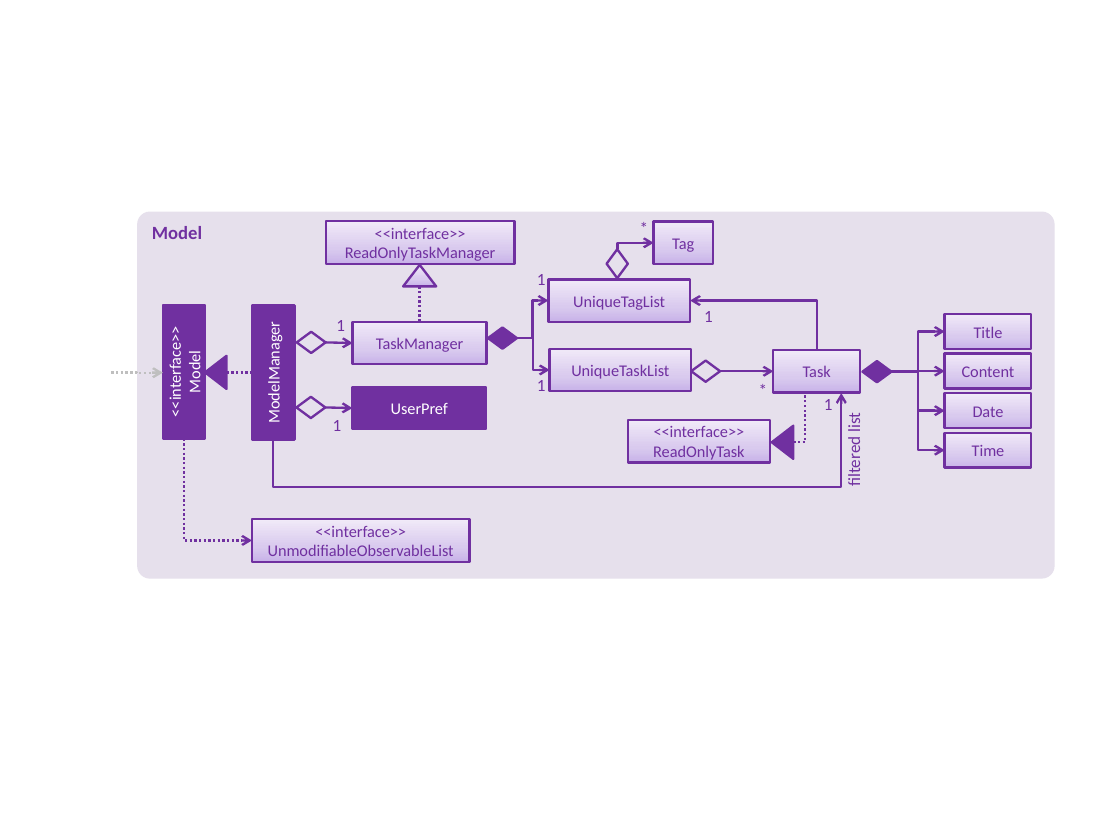
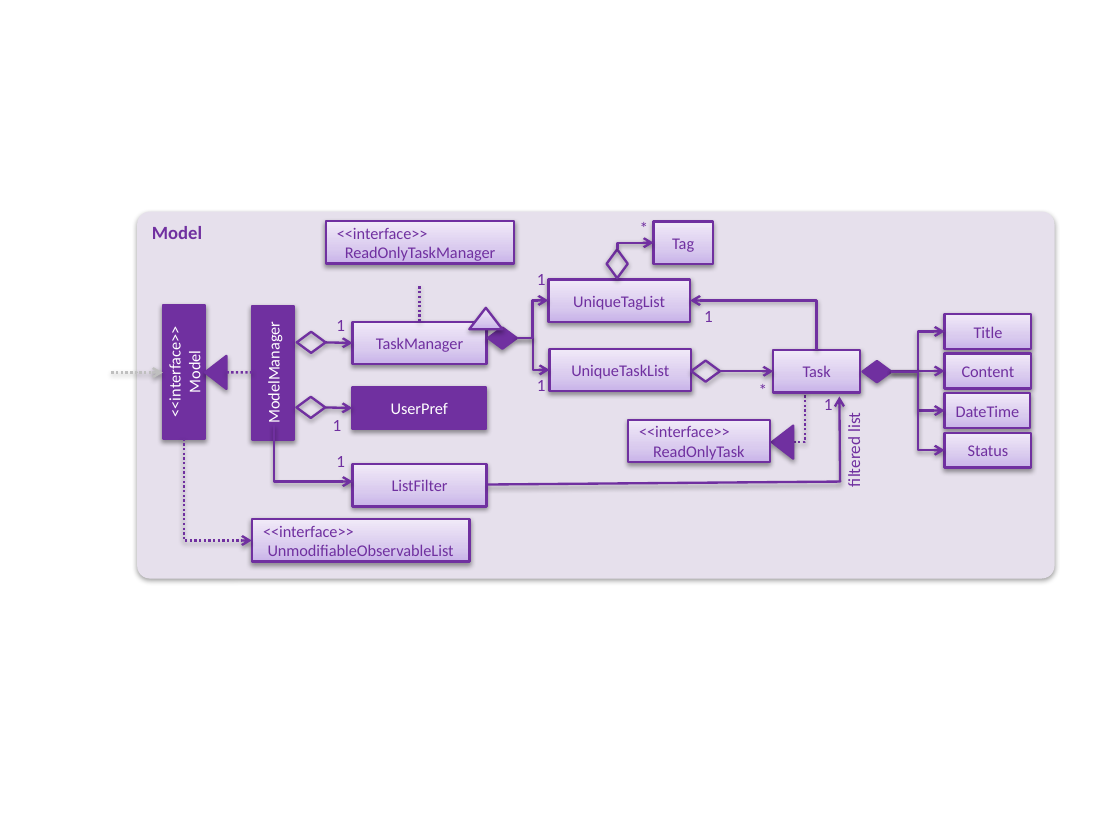
Before and after one commit to CS2103JAN2017-T09-B3/main, a slide deck: slide 1 of docs/diagrams/ModelComponentClassDiagram.pptx. Drawn at 1120x840 pixels with LibreOffice and Linux fonts; fonts in the diff are those of the drawing. Boxes give left, top, right and bottom in pixels: in the first picture for what was removed or moved away, otherwise in the second. Text is boxed around its words. In the diff, an @@ line names an element or a change of style, - is before the commit and + after.

Commit message:
change model diagram

```diff
--- a/docs/diagrams/ModelComponentClassDiagram.pptx
+++ b/docs/diagrams/ModelComponentClassDiagram.pptx
@@ text in rectangle at <box>337,228,496,263</box>: text changed @@
-<<interface>>
-ReadOnlyTaskManager
+<<interface>>
+ReadOnlyTaskManager
@@ elbow line (420, 287) - (420, 323): stroke #7030A0 1.5 pt dashed to #7030A0 1.5 pt @@
@@ shadow on; proportions changed in 3 elements at <box>205,356,226,389</box>, <box>772,426,793,458</box>, <box>469,308,502,329</box> @@
@@ triangle: place and size @@
-triangle at <box>403,265,437,287</box>
+triangle at <box>469,308,502,329</box>
@@ freeform shape added at <box>326,343,353,344</box>, fill gradient #FFA6A5 to #FFC0BF to #FFE7E7, outline #7030A0 1.5 pt @@
@@ elbow arrow (112, 372) - (162, 373): stroke #BFBFBF 1.5 pt dashed to #BFBFBF 1.5 pt @@
@@ arrow moved from (326, 343) - (353, 343) to (226, 372) - (253, 372) @@
@@ arrow (226, 372) - (253, 372): arrow to line @@
@@ line removed from (226, 372) to (253, 372) @@
@@ elbow arrow (720, 371) - (773, 371): route changed @@
@@ arrow removed from (326, 408) to (353, 408) @@
@@ freeform shape added at <box>326,408,353,409</box>, fill gradient #FFA6A5 to #FFC0BF to #FFE7E7, outline #7030A0 1.5 pt @@
@@ elbow arrow moved from (273, 439) - (841, 393) to (487, 485) - (839, 396) @@
@@ elbow line (793, 442) - (805, 391): stroke #7030A0 1.5 pt dashed to #7030A0 1.5 pt @@
@@ text in rectangle at <box>956,406,1020,417</box>: text changed @@
-Date
+DateTime
@@ elbow arrow (184, 439) - (252, 541): stroke #7030A0 1.5 pt dashed to #7030A0 1.5 pt @@
@@ elbow arrow added from (274, 426) to (353, 482), #7030A0 1.5 pt @@
@@ text in rectangle at <box>639,426,744,462</box>: text changed @@
-<<interface>>
-ReadOnlyTask
+<<interface>>
+ReadOnlyTask
@@ shadow on in 22 elements at <box>137,212,1054,579</box>, <box>353,386,487,429</box>, <box>252,306,295,440</box>, <box>164,305,206,439</box>, <box>353,321,487,364</box>, <box>773,351,859,393</box>, <box>654,222,713,264</box>, <box>944,314,1030,348</box>, <box>944,354,1030,389</box>, <box>326,222,514,264</box>, <box>252,520,469,562</box>, <box>550,348,691,391</box>, <box>549,279,690,321</box>, <box>628,420,769,463</box>, <box>297,396,326,418</box>, <box>297,332,326,353</box>, <box>488,327,517,348</box>, <box>691,361,720,382</box>, <box>606,249,628,278</box>, <box>862,361,892,382</box>, <box>944,393,1030,428</box>, <box>944,432,1030,467</box> @@
@@ text in rectangle at <box>968,445,1009,456</box>: text changed @@
-Time
+Status
@@ text added at <box>336,456,345,467</box>, 11 pt, text #7030A0 @@
+1
@@ rectangle added at <box>353,464,487,506</box>, fill gradient #C9B5E8 to #D8CBEE to #F0EAF9, outline #7030A0 1.5 pt, 10.5 pt, text #7030A0 @@
+ListFilter
@@ text in rectangle at <box>263,526,454,561</box>: text changed @@
-<<interface>>
-UnmodifiableObservableList
+<<interface>>
+UnmodifiableObservableList
```
Also in this commit, not shown: 1 other file.
